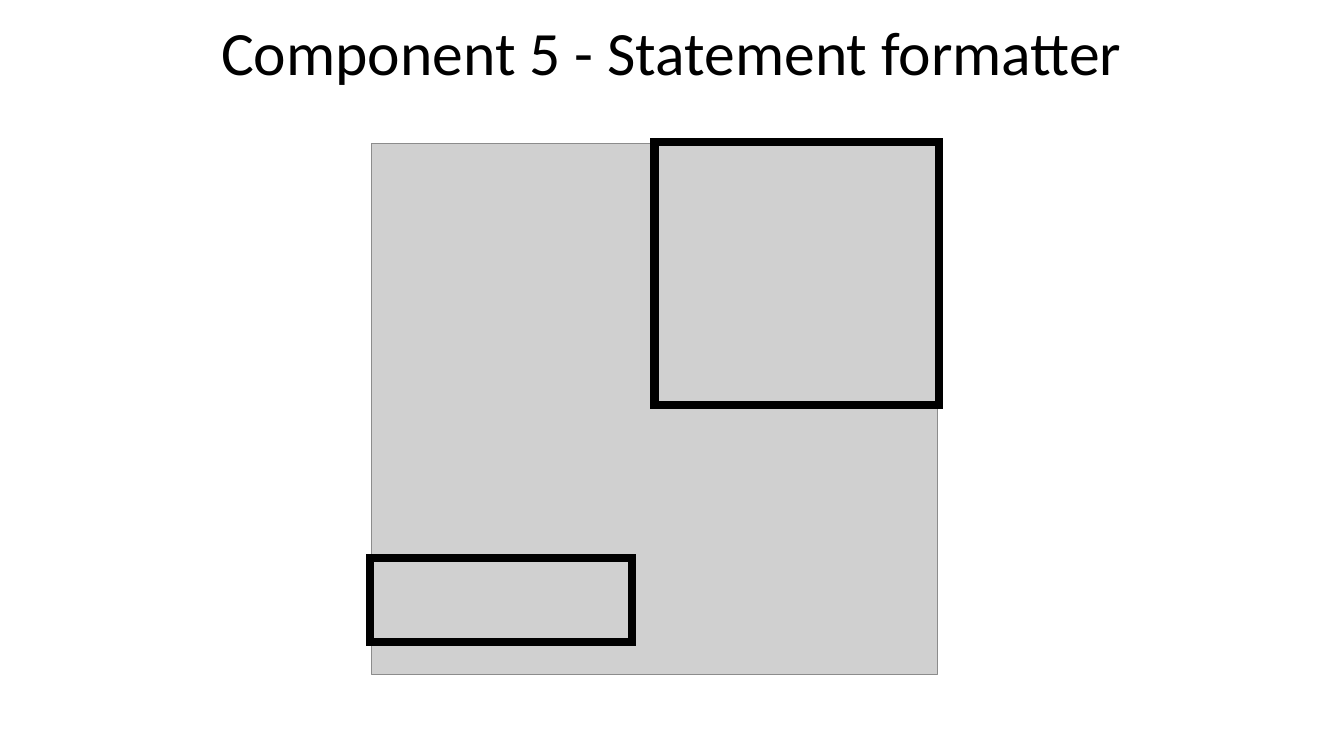
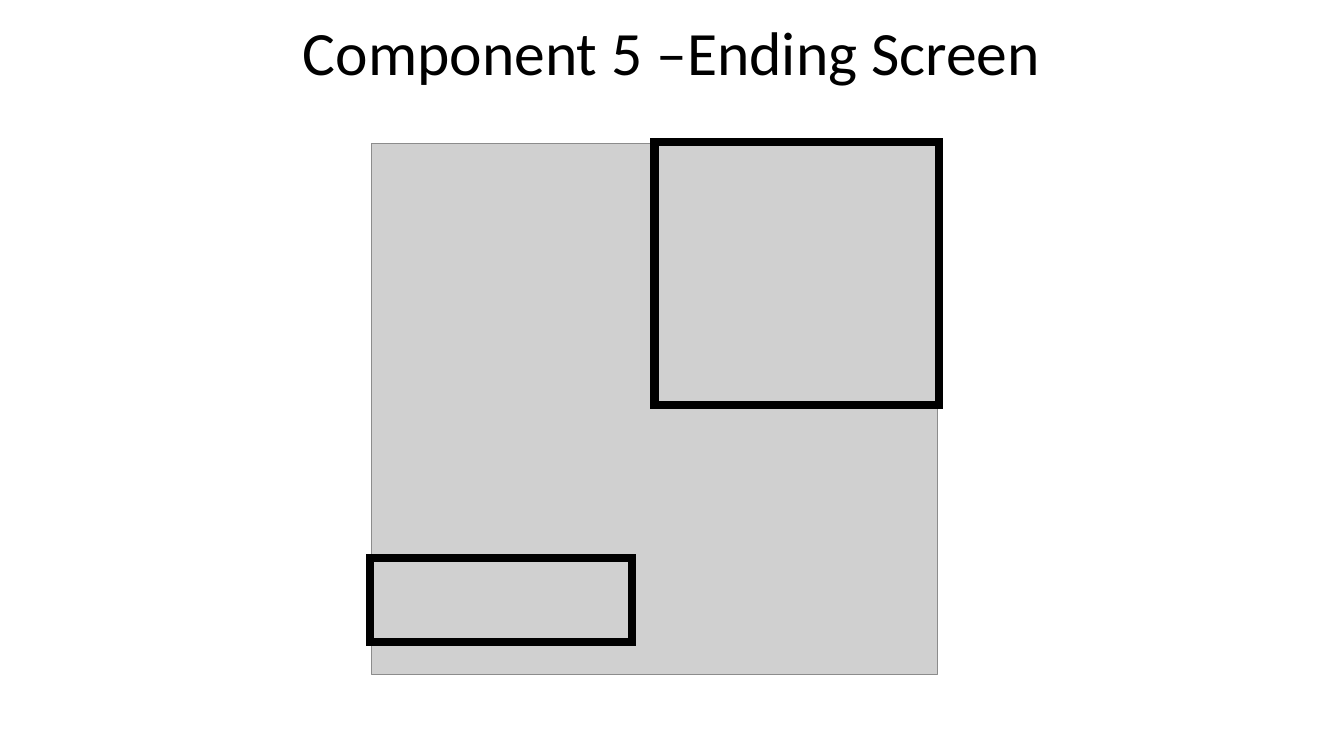
Before and after one commit to twschool/Assessment, a slide deck: slide 10 of Maori quiz documentation.pptx. Drawn at 1344x756 pixels with LibreOffice and Linux fonts; fonts in the diff are those of the drawing; grey boxes stand for pictures. Boxes give left, top, right and bottom in pixels: in the first picture for what was removed or moved away, otherwise in the second. Text is boxed around its words. In the diff, an @@ line names an element or a change of style, - is before the commit and + after.

```diff
--- a/Maori quiz documentation.pptx
+++ b/Maori quiz documentation.pptx
@@ title at [303,32,1040,86]: text changed @@
-Component 5 - Statement formatter
+Component 5 –Ending Screen
```
Also in this commit, not shown: 2 other slides changed, 2 slides added, 2 slides removed, 2 other files.
